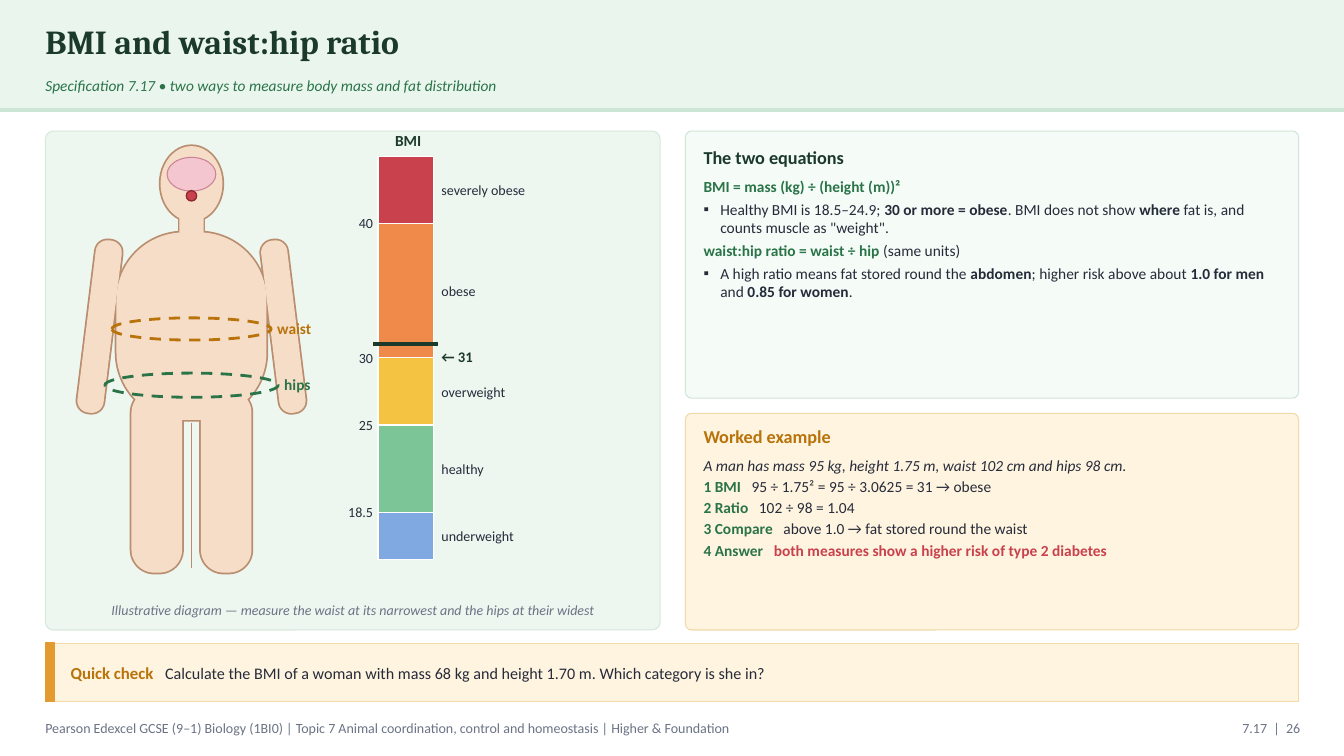
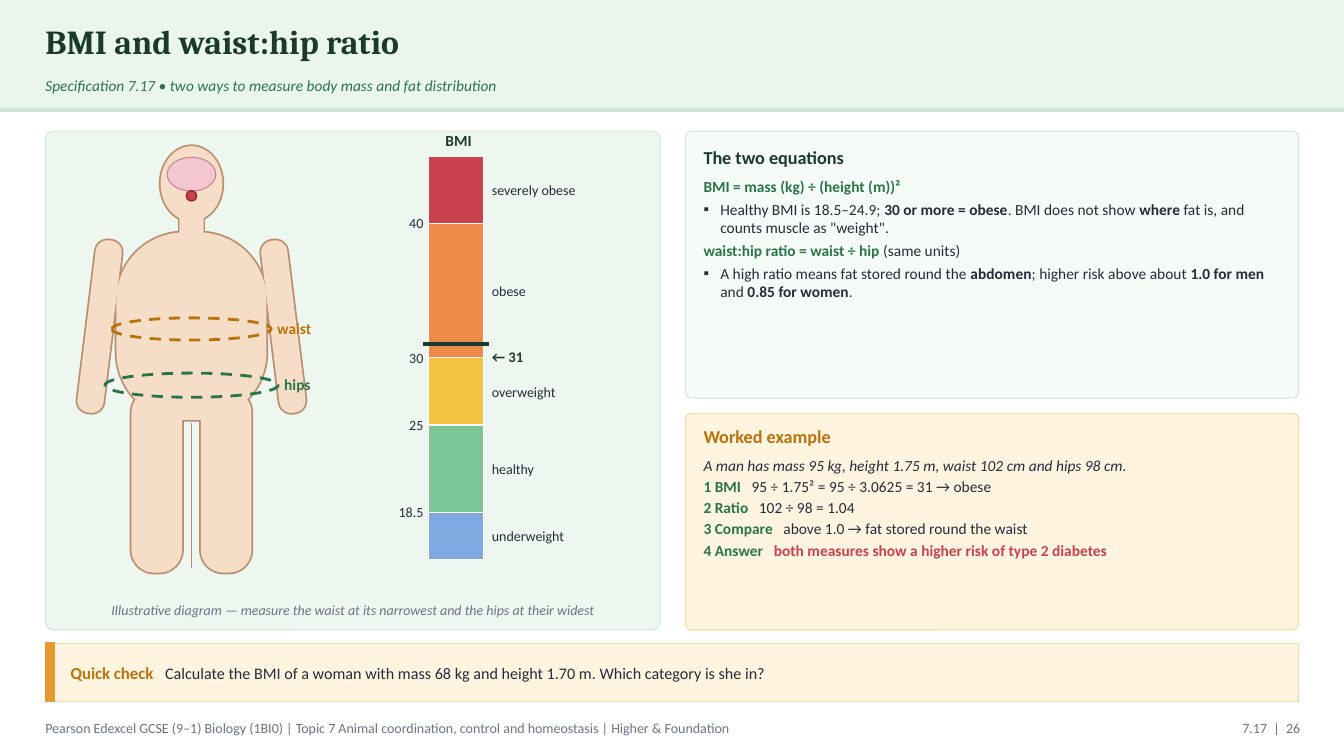
Before and after one commit to pstephenphilip-ship-it/Piri-MBBS, a slide deck: slide 26 of gcse-slides/edexcel-biology/EDX_1BI0_T7_CoordinationHomeostasis.pptx. Drawn at 1344x756 pixels with LibreOffice and Linux fonts; fonts in the diff are those of the drawing. Boxes give left, top, right and bottom in pixels: in the first picture for what was removed or moved away, otherwise in the second. Text is boxed around its words. In the diff, an @@ line names an element or a change of style, - is before the commit and + after.

```diff
--- a/gcse-slides/edexcel-biology/EDX_1BI0_T7_CoordinationHomeostasis.pptx
+++ b/gcse-slides/edexcel-biology/EDX_1BI0_T7_CoordinationHomeostasis.pptx
@@ 11 texts, 5 rectangles, 1 line: place and size @@
-11 texts, 5 rectangles, 1 line at [348,136,525,560]
+11 texts, 5 rectangles, 1 line at [399,136,576,560]
```
Also in this commit, not shown: 18 other slides changed, 1 other file.
